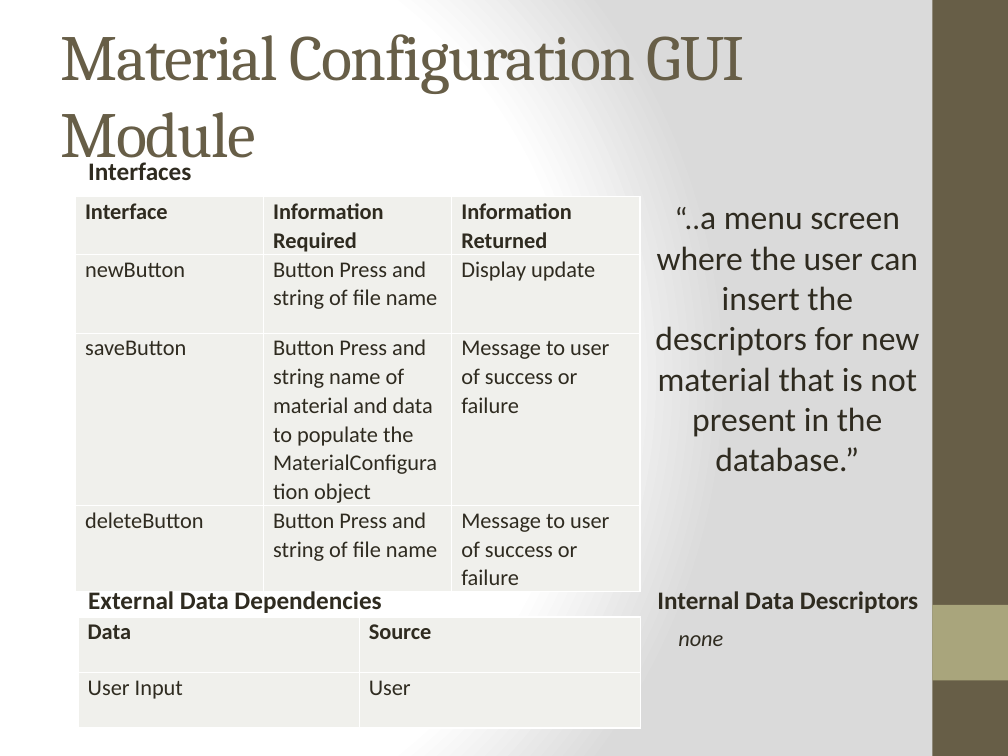
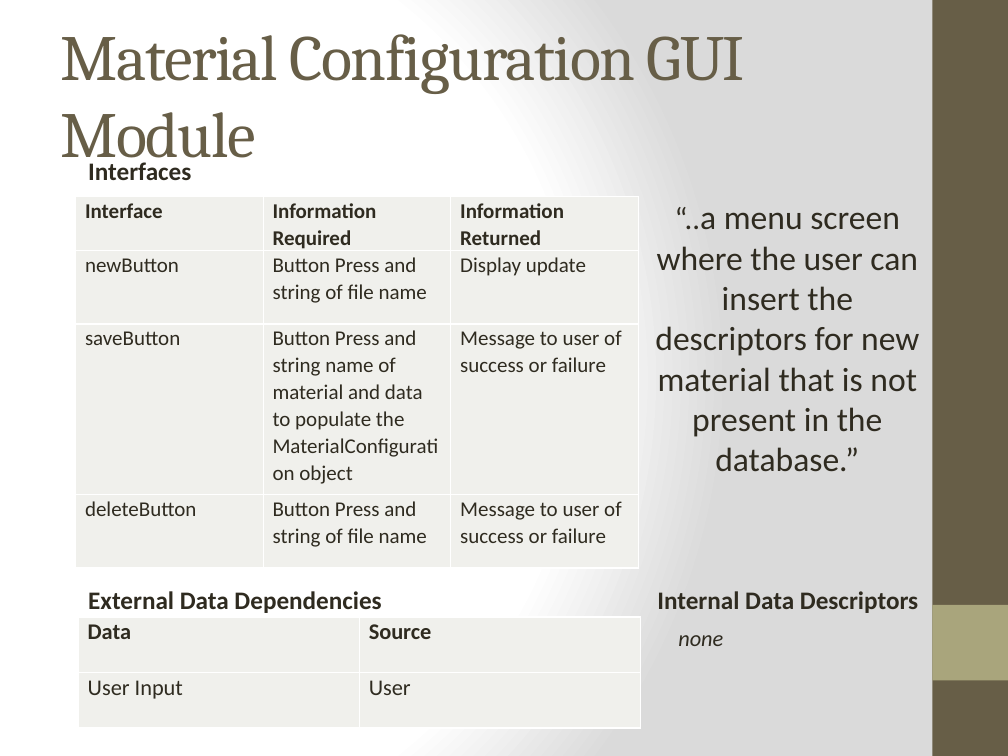
Before and after one commit to qpHalcy0n/SRDesign, a slide deck: slide 27 of DDS Presentation/Team Ink3d DDS.pptx. Drawn at 1008x756 pixels with LibreOffice and Linux fonts; fonts in the diff are those of the drawing. Boxes give left, top, right and bottom in pixels: in the first picture for what was removed or moved away, otherwise in the second. Text is boxed around its words. In the diff, an @@ line names an element or a change of style, - is before the commit and + after.

```diff
--- a/DDS Presentation/Team Ink3d DDS.pptx
+++ b/DDS Presentation/Team Ink3d DDS.pptx
@@ table at <box>76,197,638,570</box> @@
@@ size 16 to 15 pt @@
```
Also in this commit, not shown: 2 other slides changed.
